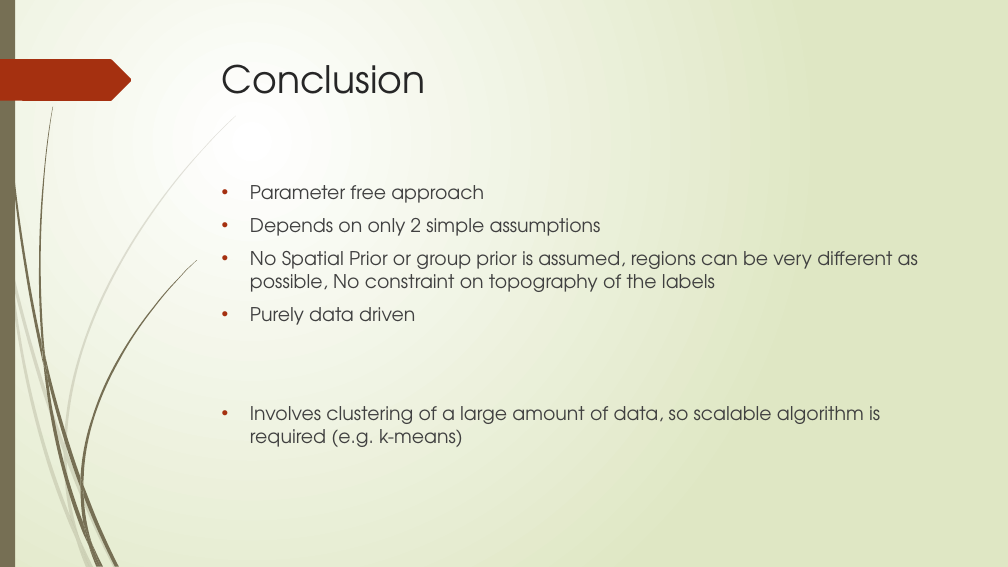
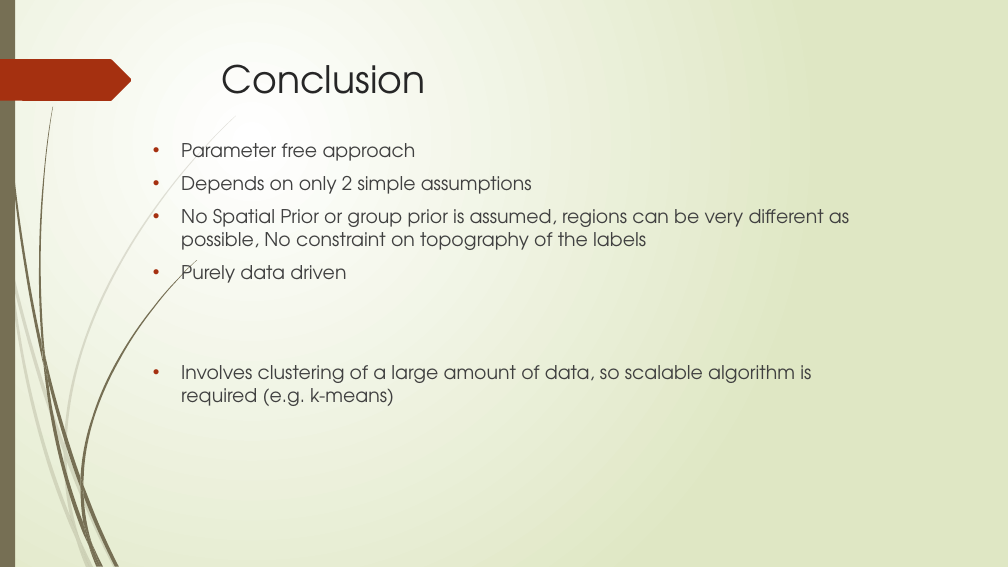
Before and after one commit to ajoshiusc/cortical_parcellation, a slide deck: slide 19 of docs/brain_sync.pptx (slide 16 before the commit). Drawn at 1008x567 pixels with LibreOffice and Linux fonts; fonts in the diff are those of the drawing. Boxes give left, top, right and bottom in pixels: in the first picture for what was removed or moved away, otherwise in the second. Text is boxed around its words. In the diff, an @@ line names an element or a change of style, - is before the commit and + after.

```diff
--- a/docs/brain_sync.pptx
+++ b/docs/brain_sync.pptx
@@ text "Parameter free approach": place and size @@
-text "Parameter free approach" at [250,185,918,447]
+text "Parameter free approach" at [181,143,849,406]
```
Also in this commit, not shown: 6 other slides changed, 4 slides added, 1 other file.
